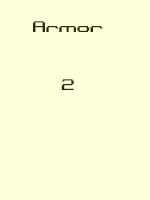
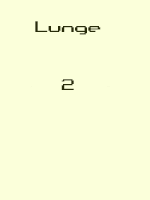
The second 150 x 200 image is a revision of the first. Changes to its layers:
renamed "Armor 2" to "Lunge 2", painted on it over 33, 21, 103, 35
